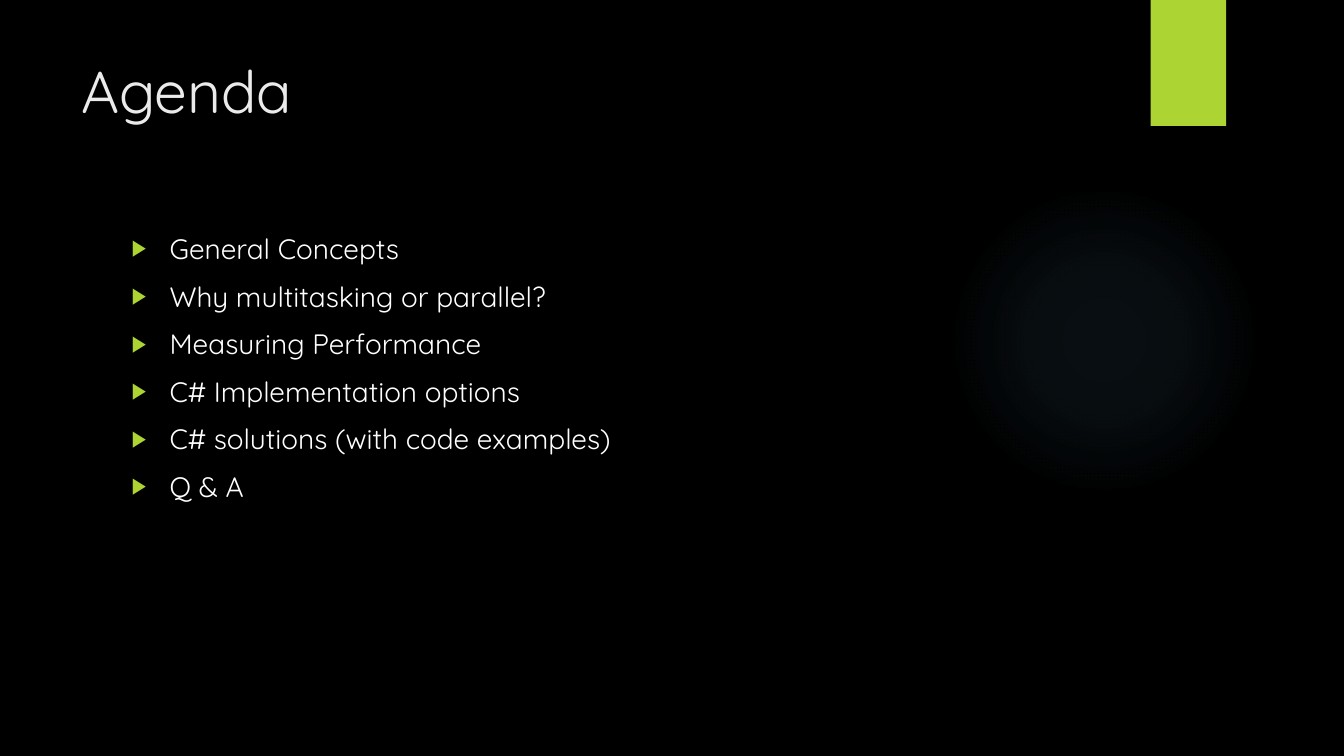
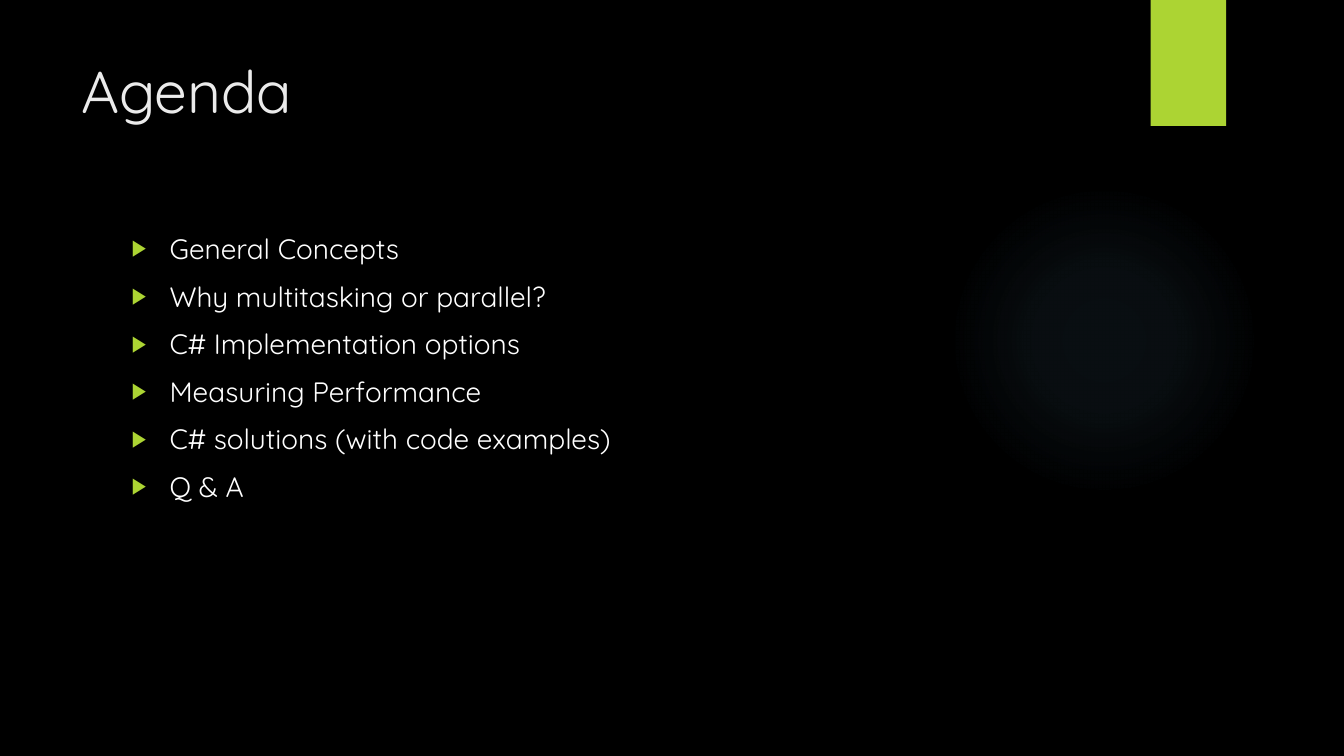
Before and after one commit to dacanetdev/MeetupAsyncParallel, a slide deck: slide 3 of Presentation/Multitask, Async and Parallel in C#.pptx. Drawn at 1344x756 pixels with LibreOffice and Linux fonts; fonts in the diff are those of the drawing; background and template pictures are left out. Boxes give left, top, right and bottom in pixels: in the first picture for what was removed or moved away, otherwise in the second. Text is boxed around its words. In the diff, an @@ line names an element or a change of style, - is before the commit and + after.

Commit message:
Add Code, Modify Presentation

```diff
--- a/Presentation/Multitask, Async and Parallel in C#.pptx
+++ b/Presentation/Multitask, Async and Parallel in C#.pptx
@@ text at (170,333,520,360): paragraph added @@
+▶ C# Implementation options
@@ text at (170,381,520,408): paragraph removed @@
-▶ C# Implementation options
```
Also in this commit, not shown: 1 other slide changed, 3 slides added, 10 other files.
